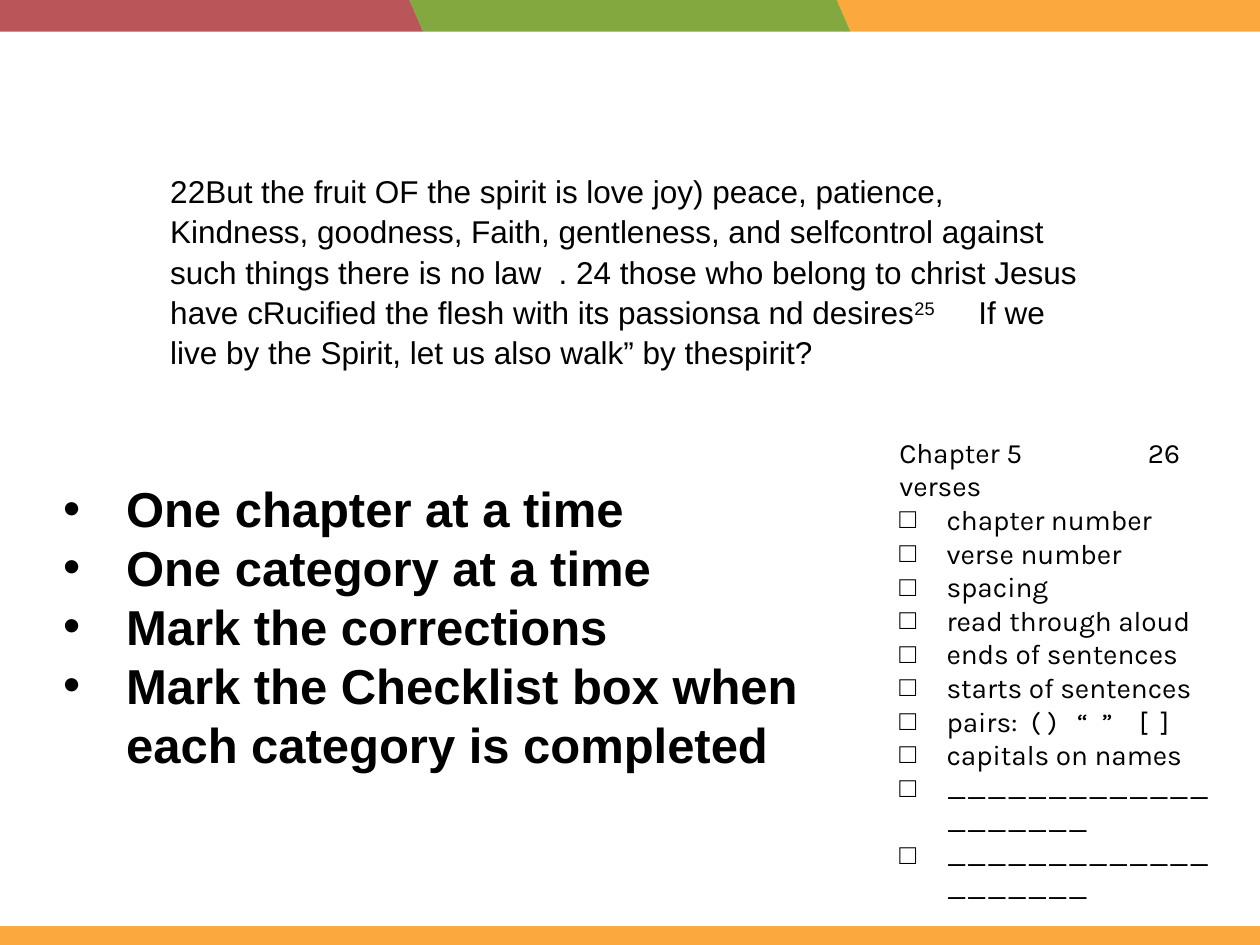
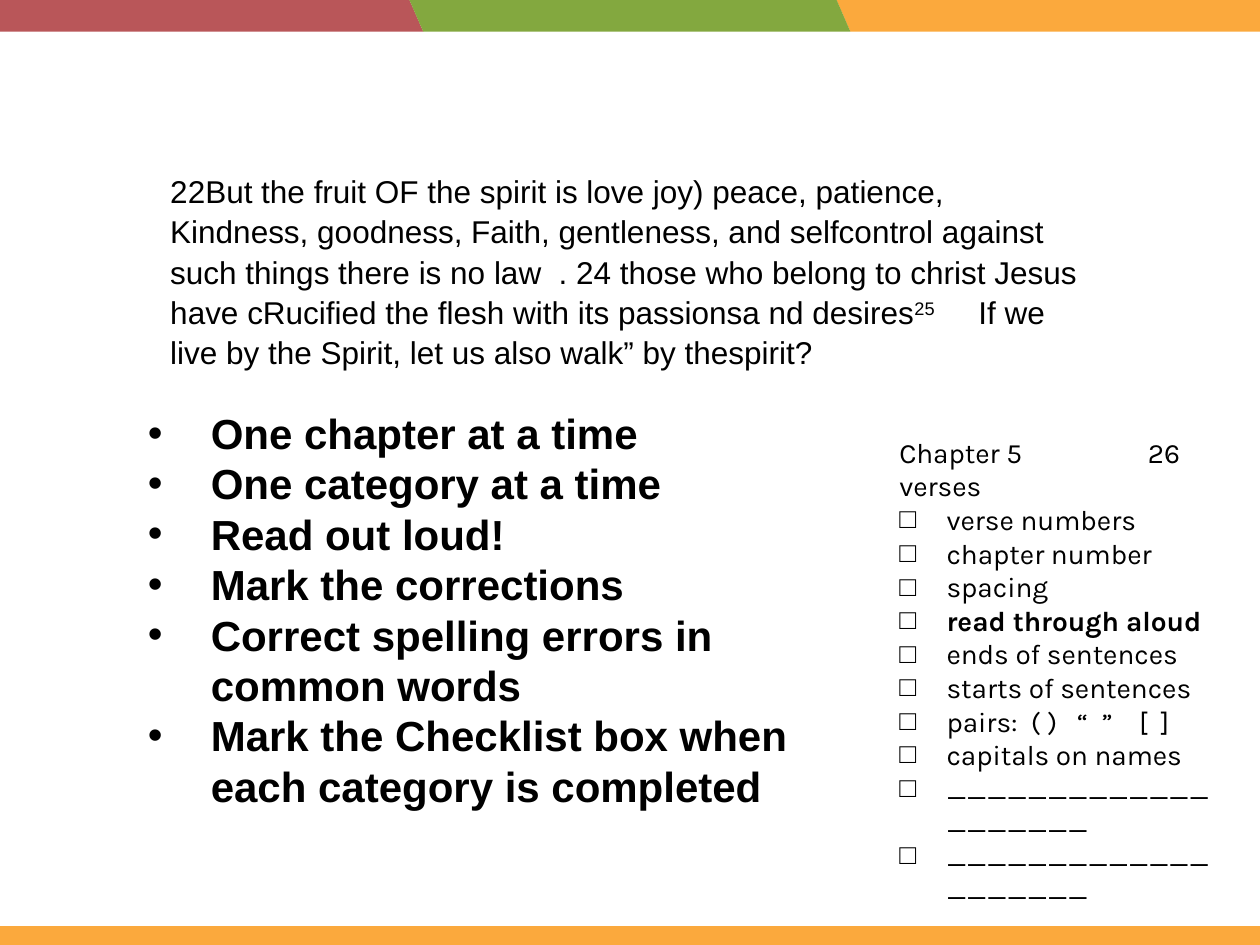
Before and after one commit to WycliffeAssociates/TS-biel-files, a slide deck: slide 17 of training/English (en)/Refinement and Publication Training [R&P]/Proofreading/Proofreading WT Slides.pptx (slide 16 before the commit). Drawn at 1260x945 pixels with LibreOffice and Linux fonts; fonts in the diff are those of the drawing. Boxes give left, top, right and bottom in pixels: in the first picture for what was removed or moved away, otherwise in the second. Text is boxed around its words. In the diff, an @@ line names an element or a change of style, - is before the commit and + after.

```diff
--- a/training/English (en)/Refinement and Publication Training [R&P]/Proofreading/Proofreading WT Slides.pptx
+++ b/training/English (en)/Refinement and Publication Training [R&P]/Proofreading/Proofreading WT Slides.pptx
@@ text "One chapter at a time": place and size @@
-text "One chapter at a time" at (126, 491, 798, 773)
+text "One chapter at a time" at (211, 418, 787, 810)
@@ text at (211, 418, 787, 810): size 28 to 24 pt in "One chapter at a time", "One category at a time", "Mark the corrections", "Mark the Checklist box when each category ..." @@
@@ text at (211, 519, 505, 551): paragraph added @@
+• Read out loud!
@@ text at (947, 511, 1136, 531): paragraph added @@
+□ verse numbers
@@ text at (947, 545, 1122, 565): paragraph removed @@
-□ verse number
@@ text at (211, 620, 712, 702): paragraph added @@
+• Correct spelling errors in
+  common words
@@ text at (947, 611, 1201, 637): bold on in "read through aloud" @@
```
Also in this commit, not shown: 1 other slide changed, 1 slide added, 2 other files.
